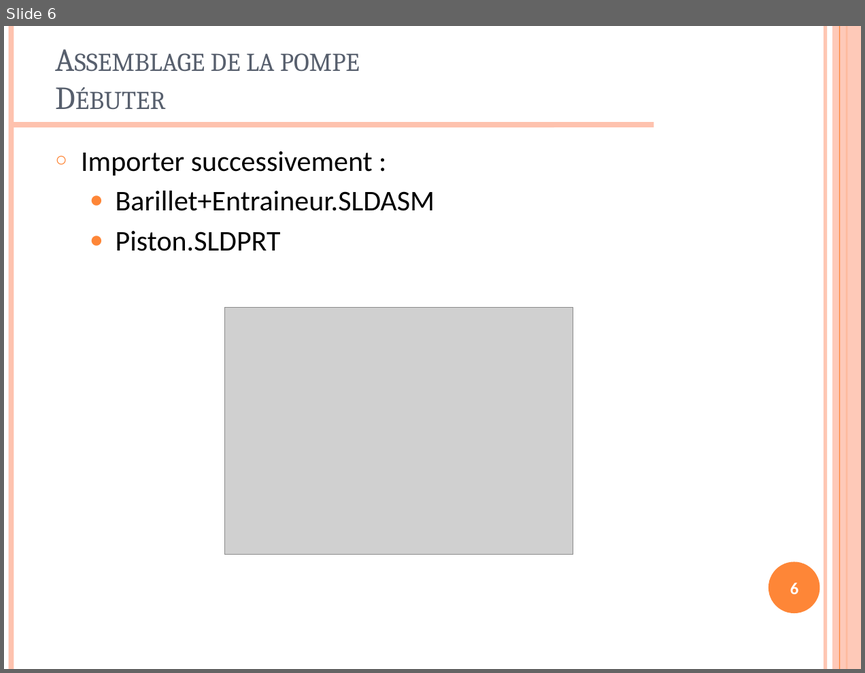
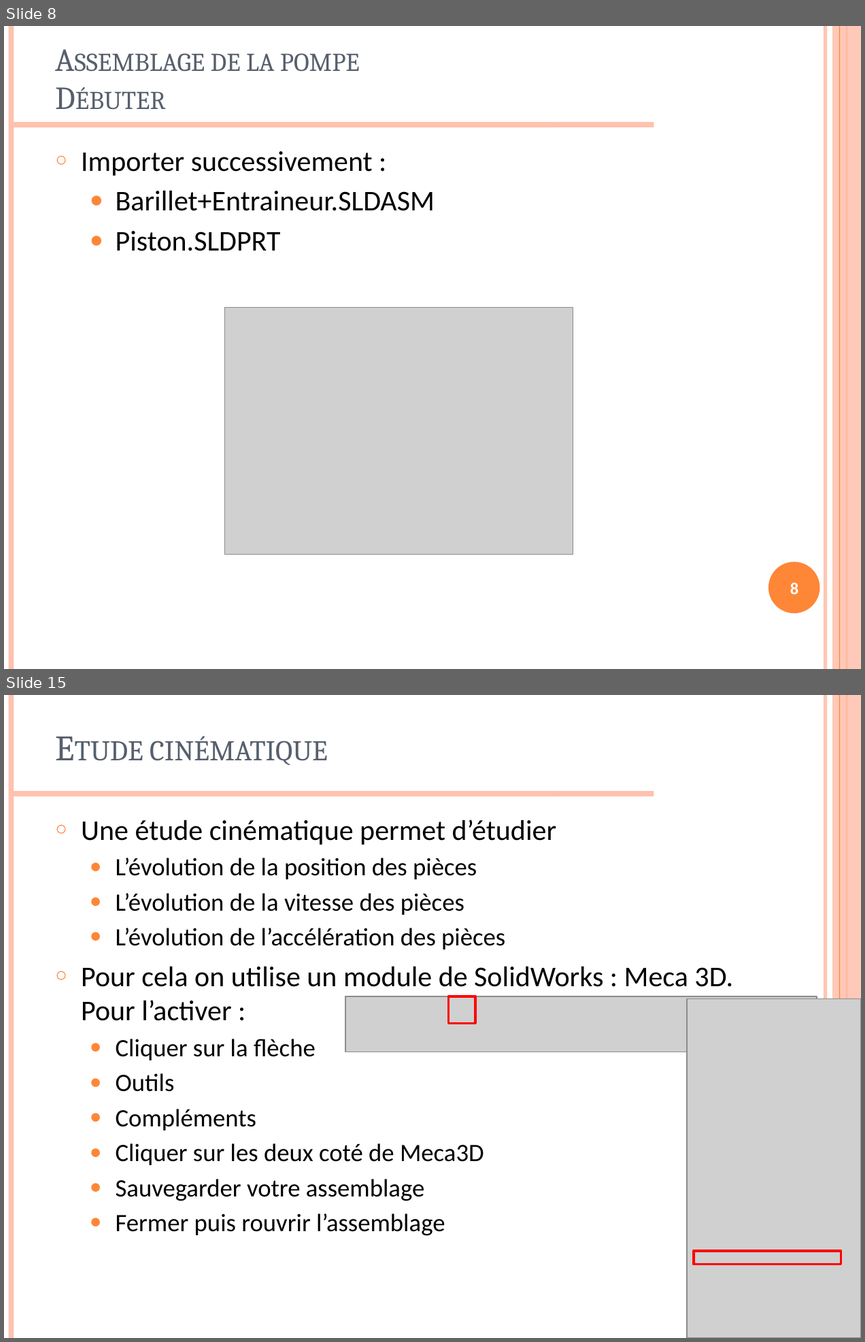
Before and after one commit to xpessoles/TP_2014_2015, a slide deck: TP_02_SW_Meca3D_Assemblage_Pompe/TP_02_SW_Assemblage_Pompe_PPT.pptx. Shown one above the other, each under a label of ours: slide 6 before the commit, slides 8 and 15 after it; the slides between them are not shown. The pictures are 865x673 and 865x1342 pixels, drawn with LibreOffice and Linux fonts; fonts in the diff are those of the drawing; grey boxes stand for pictures; background and template pictures are left out. Boxes give left, top, right and bottom in pixels: in the first picture for what was removed or moved away, otherwise in the second. Text is boxed around its words. In the diff, an @@ line names an element or a change of style, - is before the commit and + after.

```diff
--- a/TP_02_SW_Meca3D_Assemblage_Pompe/TP_02_SW_Assemblage_Pompe_PPT.pptx
+++ b/TP_02_SW_Meca3D_Assemblage_Pompe/TP_02_SW_Assemblage_Pompe_PPT.pptx
@@ slide 15 added at (4,695,861,1338), background #FFFFFF; not listed: 6 template elements that a slide beside it also shows @@
@@ title added at (150,736,328,765), 30 pt, text #575F6D, small capitals @@
+Etude cinématique
@@ text added at (81,819,733,1236), 21 pt, text #000000 @@
+○ Une étude cinématique permet d’étudier
+  ● L’évolution de la position des pièces
+  ● L’évolution de la vitesse des pièces
+  ● L’évolution de l’accélération des pièces
+○ Pour cela on utilise un module de SolidWorks : Meca 3D. Pour l’activer :
+  ● Cliquer sur la flèche
+  ● Outils
+  ● Compléments
+  ● Cliquer sur les deux coté de Meca3D
+  ● Sauvegarder votre assemblage
+  ● Fermer puis rouvrir l’assemblage
@@ picture added at (345,997,816,1052) @@
@@ rectangle added at (449,997,475,1023), outline #FF0000 2 pt @@
@@ picture added at (687,998,861,1338) @@
@@ rectangle added at (694,1250,841,1264), outline #FF0000 2 pt @@
@@ what was slide 6 is now slide 8 @@
@@ page number at (790,582,798,594): text changed @@
-6
+8
```
Also in this commit, not shown: 1 slide changed, 22 other slides added, 1 slide removed, 45 other files.
